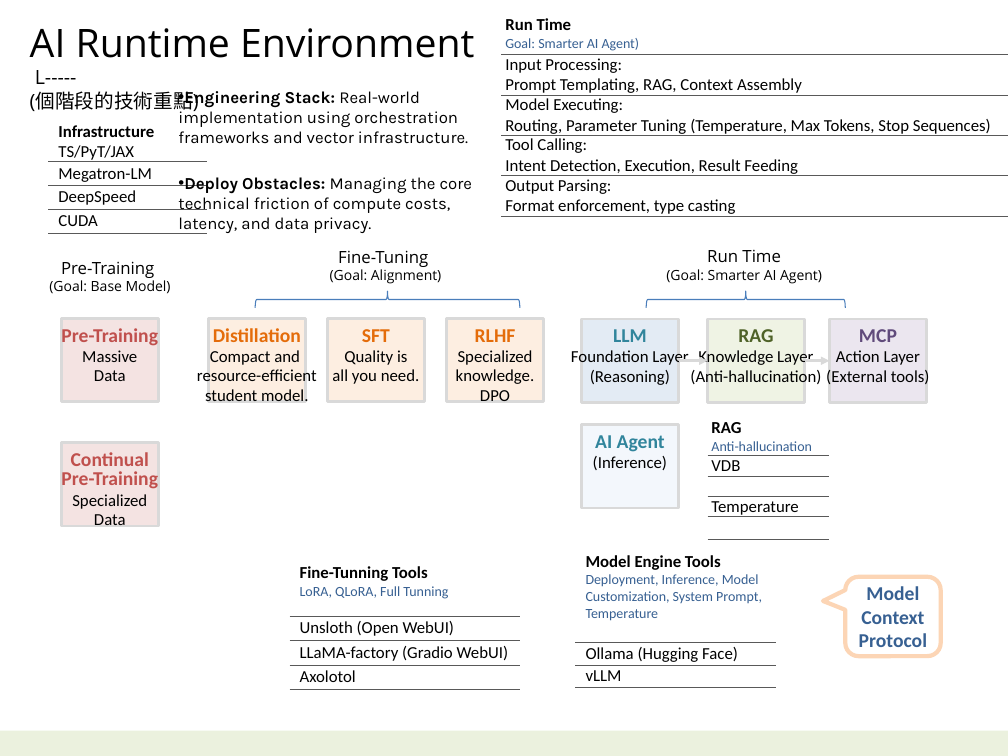
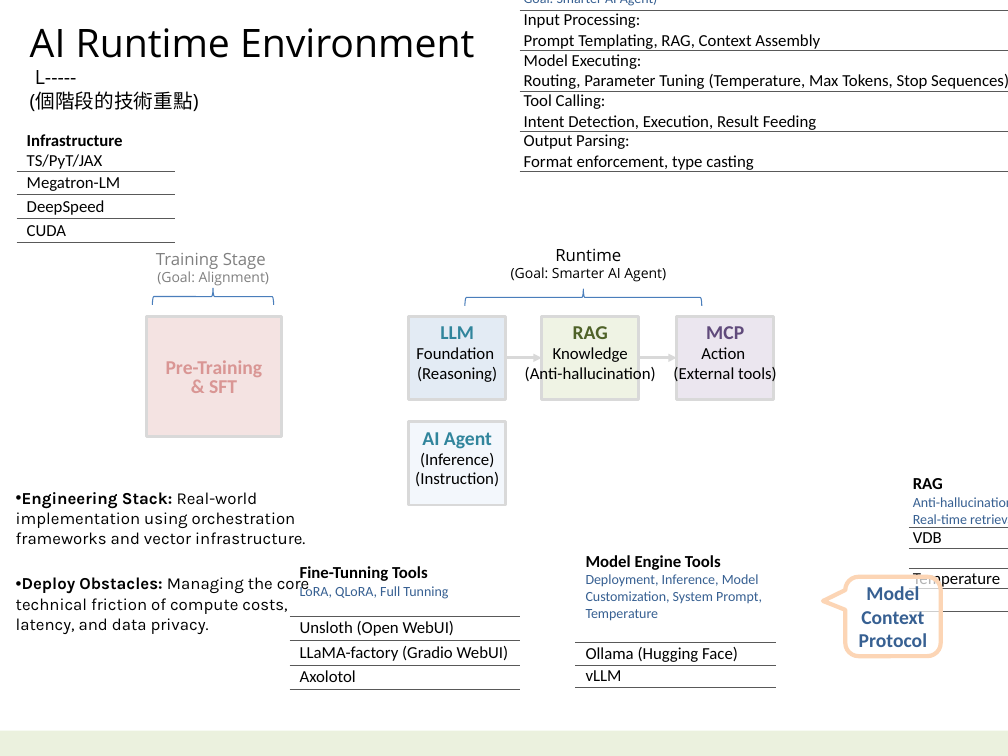
Before and after one commit to navibator/crazy-ai, a slide deck: slide 3 of ai-gemma.pptx. Drawn at 1008x756 pixels with LibreOffice and Linux fonts; fonts in the diff are those of the drawing. Boxes give left, top, right and bottom in pixels: in the first picture for what was removed or moved away, otherwise in the second. Text is boxed around its words. In the diff, an @@ line names an element or a change of style, - is before the commit and + after.

```diff
--- a/ai-gemma.pptx
+++ b/ai-gemma.pptx
@@ table: place and size @@
-table at bbox=[501, 12, 1008, 288]
+table at bbox=[520, 0, 1008, 174]
@@ table: place and size @@
-table at bbox=[48, 121, 207, 233]
+table at bbox=[16, 131, 174, 243]
@@ text "Runtime": place and size @@
-text "Runtime" at bbox=[666, 250, 781, 283]
+text "Runtime" at bbox=[511, 249, 666, 282]
@@ text at bbox=[156, 253, 269, 286]: text changed; text colour #000000 to #808080 @@
-Pre-Training
-(Goal: Base Model)
+Training Stage
+(Goal: Alignment)
@@ text removed at bbox=[338, 250, 428, 267] @@
-Fine-Tuning
-(Goal: Alignment)
@@ text at bbox=[555, 249, 621, 261]: text changed @@
-Run Time
+Runtime
@@ right brace: place and size @@
-right brace at bbox=[255, 291, 520, 308]
+right brace at bbox=[153, 288, 274, 305]
@@ right brace: place and size @@
-right brace at bbox=[646, 291, 845, 308]
+right brace at bbox=[465, 289, 702, 306]
@@ rectangle "Pre-Training": place and size @@
-rectangle "Pre-Training" at bbox=[61, 319, 158, 402]
+rectangle "Pre-Training" at bbox=[147, 317, 281, 436]
@@ rectangle "Pre-Training" at bbox=[147, 317, 281, 436]: vertical alignment top to middle @@
@@ rectangle removed at bbox=[209, 319, 305, 402] @@
-Distillation
-Compact and
-resource-efficient
-student model.
@@ rectangle removed at bbox=[328, 319, 424, 402] @@
-SFT
-Quality is
-all you need.
@@ rectangle "LLM": place and size @@
-rectangle "LLM" at bbox=[582, 320, 678, 403]
+rectangle "LLM" at bbox=[409, 317, 506, 400]
@@ rectangle removed at bbox=[447, 319, 543, 402] @@
-RLHF
-Specialized
-knowledge.
-DPO
@@ rectangle "RAG": place and size @@
-rectangle "RAG" at bbox=[708, 320, 804, 403]
+rectangle "RAG" at bbox=[541, 317, 638, 400]
@@ rectangle "MCP": place and size @@
-rectangle "MCP" at bbox=[830, 320, 926, 403]
+rectangle "MCP" at bbox=[676, 317, 773, 400]
@@ text in rectangle at bbox=[416, 347, 494, 359]: text changed @@
-Foundation Layer
+Foundation
@@ arrow added from (506, 358) to (541, 358), #D9D9D9 2 pt @@
@@ text in rectangle at bbox=[553, 347, 628, 362]: text changed @@
-Knowledge Layer
+Knowledge
@@ arrow moved from (678, 361) - (708, 361) to (639, 358) - (676, 358) @@
@@ text in rectangle at bbox=[701, 347, 745, 359]: text changed @@
-Action Layer
+Action
@@ text in rectangle at bbox=[166, 360, 263, 380]: text colour #C0504D to #D99694 in "Pre-Training" @@
@@ text in rectangle at bbox=[209, 380, 237, 393]: text changed; size 12 to 14 pt; text colour #000000 to #D99694; bold on @@
-Massive
-Data
+& SFT
@@ arrow removed from (804, 361) to (830, 361) @@
@@ rectangle removed at bbox=[61, 443, 158, 526] @@
-Continual
-Pre-Training
-Specialized
-Data
@@ rectangle "AI Agent": place and size @@
-rectangle "AI Agent" at bbox=[582, 424, 678, 508]
+rectangle "AI Agent" at bbox=[409, 421, 506, 505]
@@ text in rectangle at bbox=[415, 472, 499, 486]: paragraph added @@
+(Instruction)
@@ table at bbox=[909, 474, 1008, 608] @@
-row 1, column 1: RAG / Anti-hallucination
+row 1, column 1: RAG / Anti-hallucination / Real-time retrieval
@@ table: place and size @@
-table at bbox=[708, 418, 830, 535]
+table at bbox=[909, 474, 1008, 608]
@@ text "Engineering Stack: Real-world implementation using ...": place and size @@
-text "Engineering Stack: Real-world implementation using ..." at bbox=[178, 91, 473, 234]
+text "Engineering Stack: Real-world implementation using ..." at bbox=[16, 492, 310, 634]
```
Also in this commit, not shown: 2 other slides changed, 1 other file.
